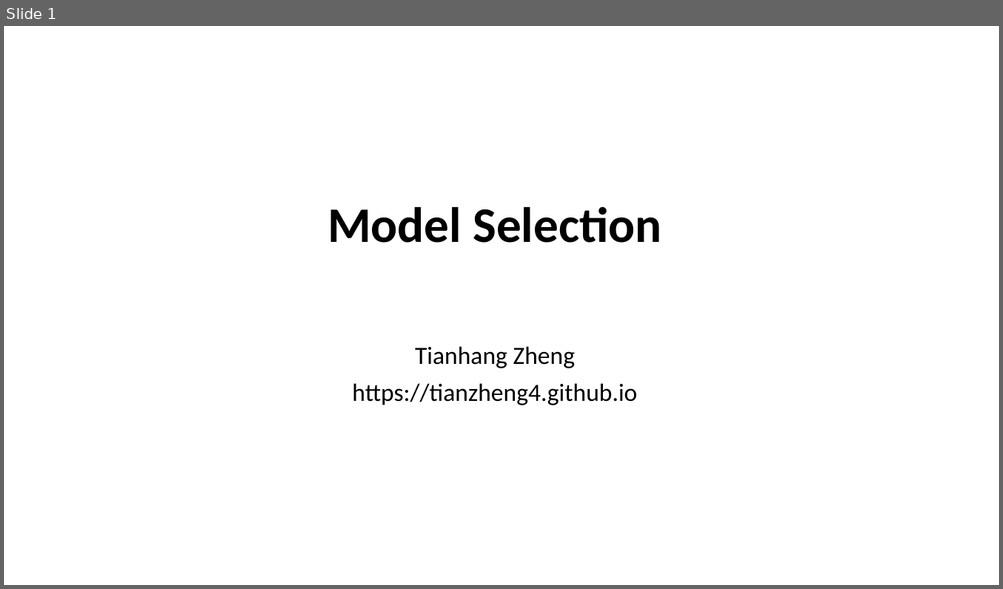
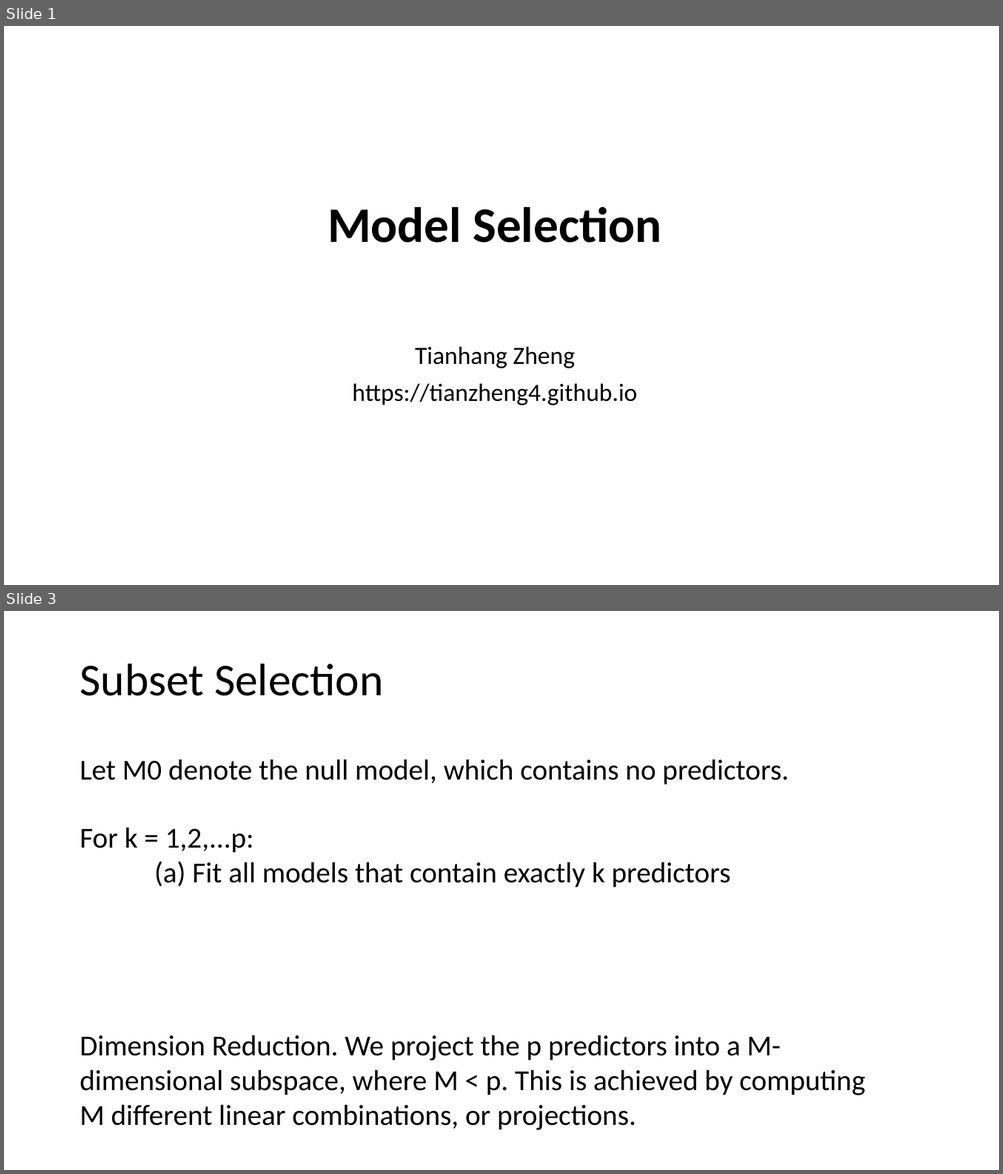
Before and after one commit to tianzheng4/tianzheng4.github.io, a slide deck: _umkc-teaching/slides/Lecture7.pptx. Shown one above the other, each under a label of ours: slide 1 before the commit, slides 1 and 3 after it; the slides between them are not shown. The pictures are 1003x589 and 1003x1174 pixels, drawn with LibreOffice and Linux fonts; fonts in the diff are those of the drawing. Boxes give left, top, right and bottom in pixels: in the first picture for what was removed or moved away, otherwise in the second. Text is boxed around its words. In the diff, an @@ line names an element or a change of style, - is before the commit and + after.

```diff
--- a/_umkc-teaching/slides/Lecture7.pptx
+++ b/_umkc-teaching/slides/Lecture7.pptx
@@ slide 3 added at box(4, 611, 999, 1170), background #FFFFFF @@
@@ title added at box(79, 664, 384, 696), 44 pt, text #000000 @@
+Subset Selection
@@ text added at box(79, 759, 788, 785), 28 pt, text #000000 @@
+Let M0 denote the null model, which contains no predictors.
@@ text added at box(79, 827, 731, 888), 28 pt, text #000000 @@
+For k = 1,2,...p:
+(a) Fit all models that contain exactly k predictors
@@ text added at box(79, 1035, 865, 1130), 28 pt, text #000000 @@
+Dimension Reduction. We project the p predictors into a M-dimensional subspace, where M < p. This is achieved by computing M different linear combinations, or projections.
```
Also in this commit, not shown: 1 other slide added, 15 slides removed, 1 other file.
